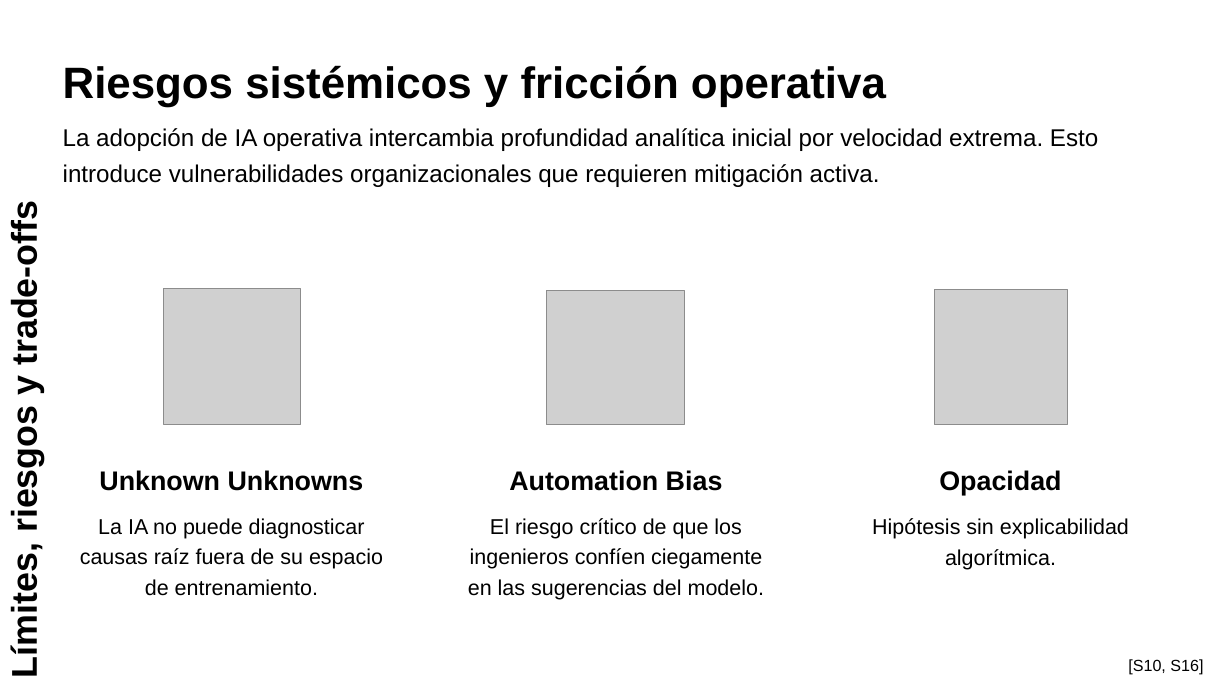
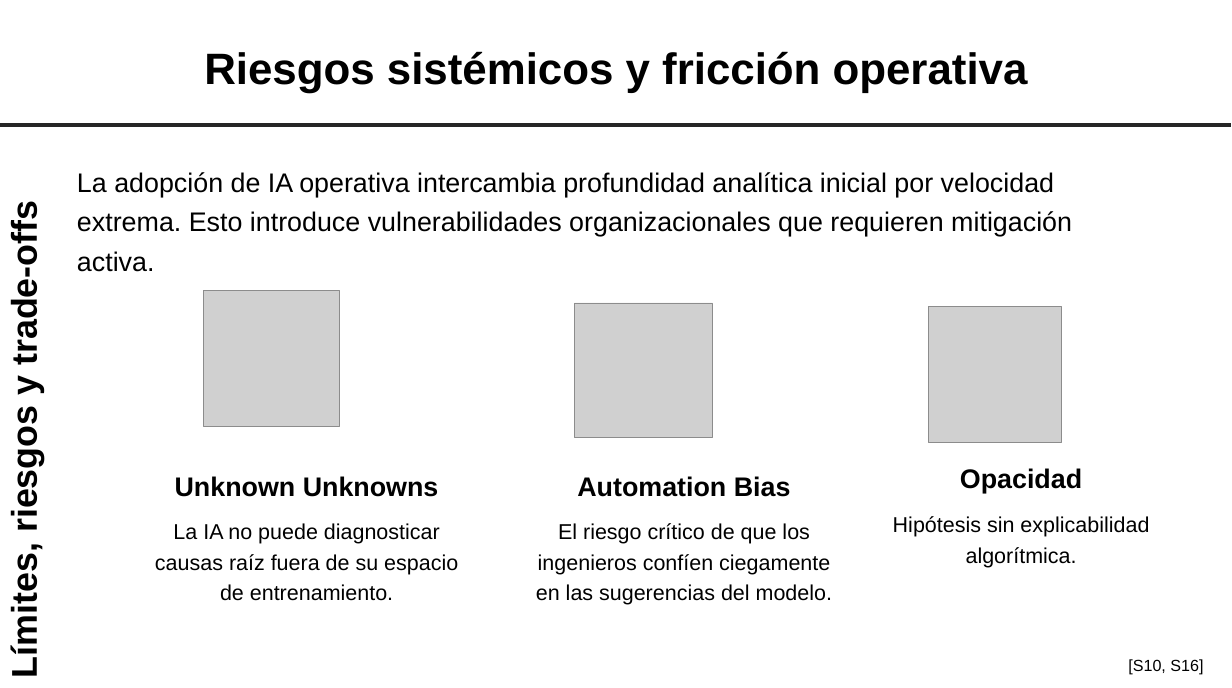
Before and after one commit to DCC-M10/qa-doctorado-2026-equipo1, a slide deck: slide 11 of final/Equipo 1 - IA para análisis de fallos y calidad operativa.pptx. Drawn at 1232x688 pixels with LibreOffice and Linux fonts; fonts in the diff are those of the drawing; grey boxes stand for pictures; background and template pictures are left out. Boxes give left, top, right and bottom in pixels: in the first picture for what was removed or moved away, otherwise in the second. Text is boxed around its words. In the diff, an @@ line names an element or a change of style, - is before the commit and + after.

```diff
--- a/final/Equipo 1 - IA para análisis de fallos y calidad operativa.pptx
+++ b/final/Equipo 1 - IA para análisis de fallos y calidad operativa.pptx
@@ text added at [204,51,1028,93], 49 pt, text #000000, bold @@
+Riesgos sistémicos y fricción operativa
@@ text at [63,65,886,107]: paragraph removed @@
-Riesgos sistémicos y fricción operativa
@@ line added from (0, 124) to (1231, 124), #262626 4.5 pt @@
@@ text "La adopción de IA operativa ...": place and size @@
-text "La adopción de IA operativa ..." at [63,65,1098,187]
+text "La adopción de IA operativa ..." at [77,172,1072,236]
@@ text "La adopción de IA operativa ..." at [77,172,1072,236]: size 27 to 30 pt @@
@@ picture: place and size @@
-picture at [164,288,300,424]
+picture at [203,290,339,426]
@@ picture: place and size @@
-picture at [546,290,684,424]
+picture at [574,303,712,437]
@@ picture: place and size @@
-picture at [935,289,1068,425]
+picture at [929,307,1062,442]
@@ text "Unknown Unknowns": place and size @@
-text "Unknown Unknowns" at [80,470,383,596]
+text "Unknown Unknowns" at [155,476,458,601]
@@ text "Automation Bias": place and size @@
-text "Automation Bias" at [468,470,764,600]
+text "Automation Bias" at [536,476,832,605]
@@ text "Opacidad": place and size @@
-text "Opacidad" at [872,470,1129,570]
+text "Opacidad" at [893,468,1149,568]
```
Also in this commit, not shown: 6 other slides changed.
